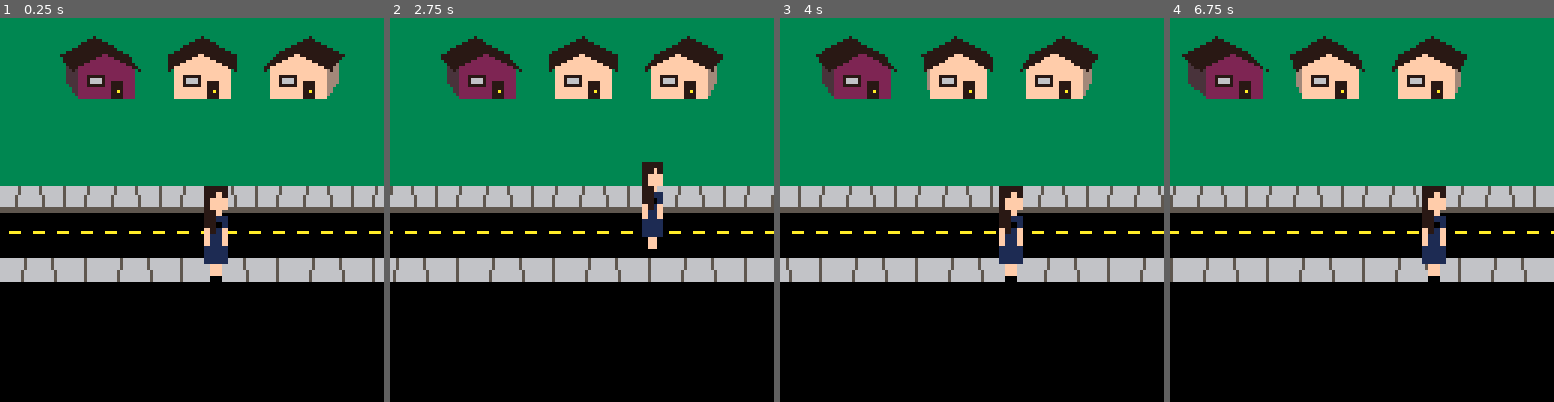
Above: before the commit, frames 1-4 (left to right).
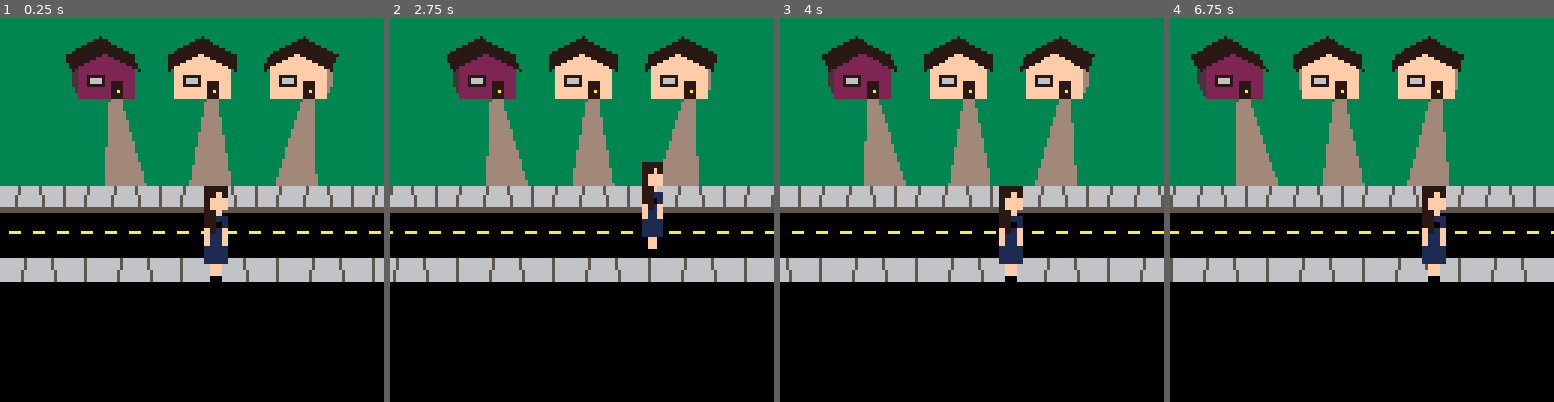
Above: after the commit, the same moments.

Repository: Minimistro32/kate
Game: PICO-8 cartridge kate.p8
Two runs of this game, one before a commit and one after it. Both use one fixed random seed, a clock stepped at 60 frames per second and the inputs below.
Inputs:
- Up to frame 1 (0.25 s): no input
- Up to frame 2 (2.75 s): tap X (X key) at 0.33, 1.07, 1.85 s; tap O (Z key) at 0.7, 1.7, 2.1, 2.5 s; hold Right 1.6-2.1 s; hold Up 2.15-2.42 s; hold Right from 2.47 s (still down)
- Up to frame 3 (4 s): tap O (Z key) at 2.9, 3.3, 3.7 s; tap X (X key) at 2.97 s; release Right at 3.03 s; hold Left 3.08-3.58 s; hold Down 3.63-3.97 s
- Up to frame 4 (6.75 s): hold Right 4.02-4.68 s; tap X (X key) at 4.08, 5.2, 6.32 s; tap O (Z key) every 0.4 s from 4.1 to 6.5 s; hold Up 4.73-5.03 s; hold Left 5.08-5.68 s; hold Down 5.73-6.03 s; hold Right 6.08-6.58 s; hold Right from 6.63 s (still down)

The runs differ from the first frame. In frame 1, 5.4% of the frame differs, in the area x 15-90%, y 4-44%; in frame 2, 5.3%; in frame 3, 5.4%; in frame 4, 5.6%, in the area x 3-78%, y 4-44%.

Commit message:
reduced fisheye effect, added driveways

Diff:
--- a/kate.p8
+++ b/kate.p8
@@ -126,7 +126,12 @@
 	--houses
 	for i, palette in pairs(houses) do
 		house_x = 19 + i*32 + flr(i/4)*32 - (x_scroll % 128)
-		draw_house(house_x,21,0.001953125*house_x+0.375,palette)
+		house_angle=0.0009765625*house_x+0.4375
+		path_off=sin(house_angle)*18
+		draw_house(house_x,21,house_angle,palette)
+		polyfill({house_x+2,27,house_x+5,27,house_x+10-path_off,55,house_x-3-path_off,55},9)
+		-- line(house_x+3,27,house_x+3,55,9)
+		-- line(house_x+3,27,house_x+3,55,9)
 	end
 
 	--kate
